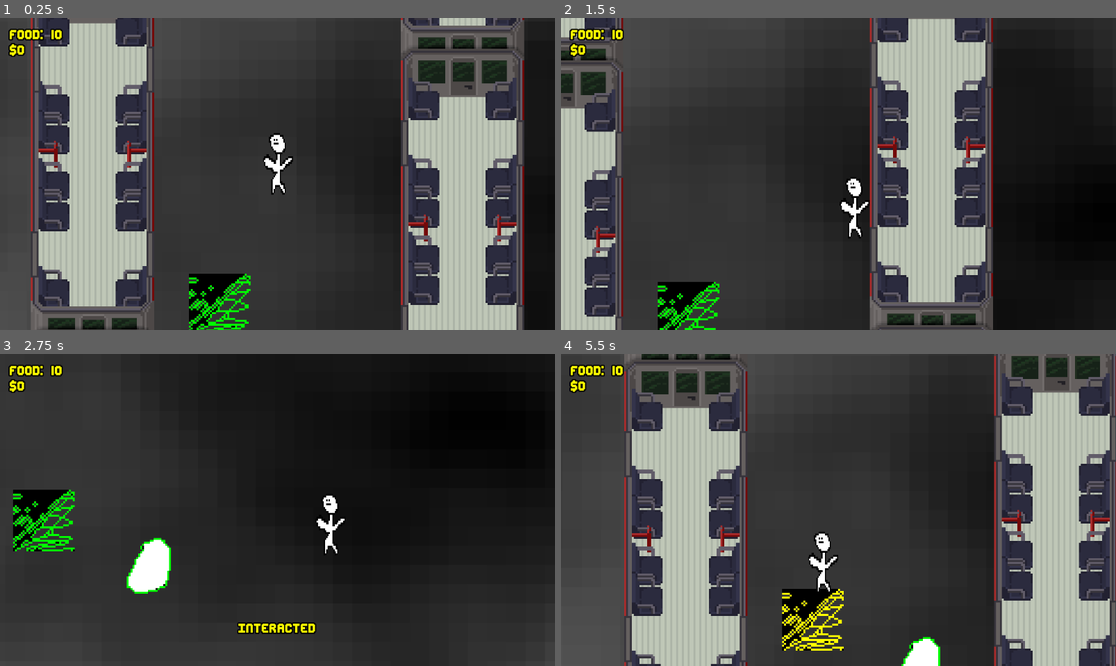
Above: before the commit, frames 1-4 (two rows, left to right).
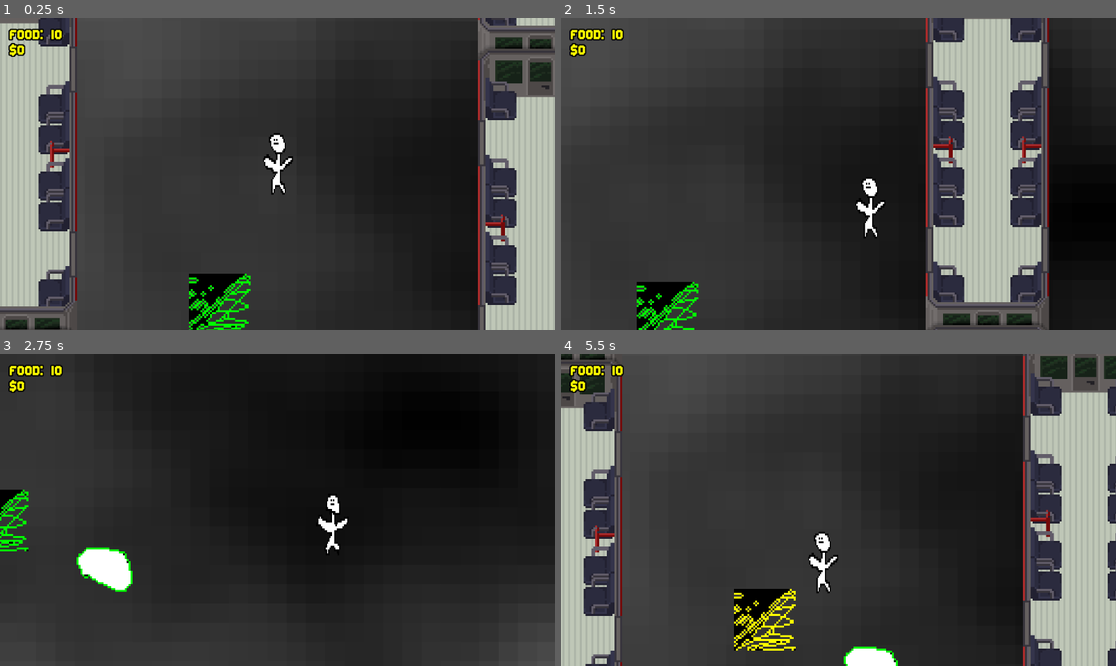
Above: after the commit, the same moments.

Repository: Tejty/ticketless
Game: Godot game, scene res://scenes/game.tscn
The game is run twice, just before and just after one commit, with the same random seed, the same clock (stepped at 60 frames per second) and the same inputs.
Inputs:
- Up to frame 1 (0.25 s): no input
- Up to frame 2 (1.5 s): hold D (right) 0.53-1.28 s; tap E (interact) at 0.6, 1.35 s; hold S (down) from 1.28 s (still down)
- Up to frame 3 (2.75 s): release S (down) at 2.03 s; hold D (right) from 2.03 s (still down); tap E (interact) at 2.1 s
- Up to frame 4 (5.5 s): release D (right) at 2.78 s; hold W (up) 2.78-3.53 s; tap E (interact) every 0.75 s from 2.85 to 5.1 s; hold A (left) 3.53-5.03 s; hold S (down) from 5.03 s (still down)

The runs differ from the first frame. In frame 1, 41% of the frame differs, in the area x 0-100%, y 0-100%; in frame 2, 36%; in frame 3, 4.7%; in frame 4, 42%.

Commit message:
Some small stuff

Diff:
--- a/scenes/game.tscn
+++ b/scenes/game.tscn
@@ -28,6 +28,14 @@
 [sub_resource type="RectangleShape2D" id="RectangleShape2D_trtic"]
 size = Vector2(50, 50)
 
+[sub_resource type="WorldBoundaryShape2D" id="WorldBoundaryShape2D_trtic"]
+normal = Vector2(-1, 0)
+distance = -164.0
+
+[sub_resource type="WorldBoundaryShape2D" id="WorldBoundaryShape2D_ir15t"]
+normal = Vector2(1, 0)
+distance = -164.0
+
 [node name="Game" type="Node2D" unique_id=1182745371]
 
 [node name="Camera2D" type="Camera2D" parent="." unique_id=1271025770 node_paths=PackedStringArray("target")]
@@ -40,66 +48,10 @@
 [node name="Player" parent="." unique_id=68021362 instance=ExtResource("2_lnu2h")]
 z_index = 10
 
-[node name="StationSystem" type="Node" parent="." unique_id=1239523077]
-
-[node name="Stations" type="Node" parent="StationSystem" unique_id=1257457110]
-
-[node name="Station1" type="Marker2D" parent="StationSystem/Stations" unique_id=142190487]
-position = Vector2(0, 2991)
-
-[node name="Station2" type="Marker2D" parent="StationSystem/Stations" unique_id=544079569]
-position = Vector2(0, 1285)
-
-[node name="Station3" type="Marker2D" parent="StationSystem/Stations" unique_id=385236877]
-position = Vector2(0, -70)
-
-[node name="Station4" type="Marker2D" parent="StationSystem/Stations" unique_id=866236856]
-position = Vector2(0, -1769)
-
-[node name="Station5" type="Marker2D" parent="StationSystem/Stations" unique_id=282533850]
-position = Vector2(0, -2779)
-
-[node name="Trains" type="Node" parent="StationSystem" unique_id=174475953]
-
-[node name="TrainDown" parent="StationSystem/Trains" unique_id=1242807581 node_paths=PackedStringArray("player") instance=ExtResource("3_lnu2h")]
-position = Vector2(798, 162)
-dock_duration = 4.9
-travel_duration = 5.9
-rail_x = 96.0
-speed_curve = ExtResource("4_iywne")
-player = NodePath("../../../Player")
-
-[node name="Sprite2D2" type="Sprite2D" parent="StationSystem/Trains/TrainDown" unique_id=877566705]
-texture = ExtResource("5_gee14")
-
-[node name="TrainUp" parent="StationSystem/Trains" unique_id=1714967927 node_paths=PackedStringArray("player") instance=ExtResource("3_lnu2h")]
-position = Vector2(-346, 189)
-direction = -1
-dock_duration = 5.1
-travel_duration = 6.1
-rail_x = -96.0
-initial_progress = 0.3
-speed_curve = ExtResource("4_iywne")
-player = NodePath("../../../Player")
-
-[node name="Sprite2D2" type="Sprite2D" parent="StationSystem/Trains/TrainUp" unique_id=448721245]
-texture = ExtResource("6_0tnpc")
-
-[node name="StationManager" type="Node" parent="StationSystem" unique_id=1639767292 node_paths=PackedStringArray("stops")]
-script = ExtResource("4_lbhrr")
-stops = [NodePath("../Stations/Station5"), NodePath("../Stations/Station4"), NodePath("../Stations/Station3"), NodePath("../Stations/Station2"), NodePath("../Stations/Station1")]
-
 [node name="Ground" type="Sprite2D" parent="." unique_id=1222209149]
 scale = Vector2(10, 10)
 texture = SubResource("NoiseTexture2D_iywne")
-
-[node name="HUD" parent="." unique_id=906533914 instance=ExtResource("6_p57ef")]
-
-[node name="DeathScreen" parent="." unique_id=102386683 instance=ExtResource("9_trtic")]
-visible = false
-
-[node name="UiConnect" type="Node" parent="." unique_id=454832651]
-script = ExtResource("7_u5sy4")
+metadata/_edit_lock_ = true
 
 [node name="Sprite2D6" type="Sprite2D" parent="." unique_id=116862695]
 position = Vector2(-30, 57)
@@ -127,8 +79,74 @@
 [node name="CollisionShape2D" type="CollisionShape2D" parent="Sprite2D4/Interactable" unique_id=523558842]
 shape = SubResource("RectangleShape2D_trtic")
 
-[connection signal="died" from="Player" to="DeathScreen" method="_on_player_died"]
-[connection signal="called_display_text" from="UiConnect" to="HUD" method="_on_ui_connect_called_display_text"]
-[connection signal="called_update_stats" from="UiConnect" to="HUD" method="_on_ui_connect_called_update_stats"]
+[node name="StationSystem" type="Node" parent="." unique_id=1239523077]
+
+[node name="Stations" type="Node" parent="StationSystem" unique_id=1257457110]
+
+[node name="Station1" type="Marker2D" parent="StationSystem/Stations" unique_id=142190487]
+position = Vector2(0, 2991)
+
+[node name="Station2" type="Marker2D" parent="StationSystem/Stations" unique_id=544079569]
+position = Vector2(0, 1285)
+
+[node name="Station3" type="Marker2D" parent="StationSystem/Stations" unique_id=385236877]
+position = Vector2(0, -70)
+
+[node name="Station4" type="Marker2D" parent="StationSystem/Stations" unique_id=866236856]
+position = Vector2(0, -1769)
+
+[node name="Station5" type="Marker2D" parent="StationSystem/Stations" unique_id=282533850]
+position = Vector2(0, -2779)
+
+[node name="Trains" type="Node" parent="StationSystem" unique_id=174475953]
+
+[node name="TrainDown" parent="StationSystem/Trains" unique_id=1242807581 node_paths=PackedStringArray("player") instance=ExtResource("3_lnu2h")]
+position = Vector2(136, -70)
+travel_duration = 5.9
+rail_x = 136.0
+speed_curve = ExtResource("4_iywne")
+platform_side = -1
+player = NodePath("../../../Player")
+
+[node name="Sprite2D2" type="Sprite2D" parent="StationSystem/Trains/TrainDown" unique_id=877566705]
+texture = ExtResource("5_gee14")
+
+[node name="TrainUp" parent="StationSystem/Trains" unique_id=1714967927 node_paths=PackedStringArray("player") instance=ExtResource("3_lnu2h")]
+position = Vector2(-136, -70)
+direction = -1
+travel_duration = 6.1
+rail_x = -136.0
+initial_progress = 0.3
+speed_curve = ExtResource("4_iywne")
+player = NodePath("../../../Player")
+
+[node name="Sprite2D2" type="Sprite2D" parent="StationSystem/Trains/TrainUp" unique_id=448721245]
+texture = ExtResource("6_0tnpc")
+
+[node name="StationManager" type="Node" parent="StationSystem" unique_id=1639767292 node_paths=PackedStringArray("stops")]
+script = ExtResource("4_lbhrr")
+stops = [NodePath("../Stations/Station5"), NodePath("../Stations/Station4"), NodePath("../Stations/Station3"), NodePath("../Stations/Station2"), NodePath("../Stations/Station1")]
+
+[node name="UI" type="Node" parent="." unique_id=1661966093]
+
+[node name="HUD" parent="UI" unique_id=906533914 instance=ExtResource("6_p57ef")]
+
+[node name="DeathScreen" parent="UI" unique_id=102386683 instance=ExtResource("9_trtic")]
+visible = false
+
+[node name="UiConnect" type="Node" parent="UI" unique_id=454832651]
+script = ExtResource("7_u5sy4")
+
+[node name="Wall" type="StaticBody2D" parent="." unique_id=106361349]
+
+[node name="CollisionShape2D" type="CollisionShape2D" parent="Wall" unique_id=1012633349]
+shape = SubResource("WorldBoundaryShape2D_trtic")
+
+[node name="CollisionShape2D2" type="CollisionShape2D" parent="Wall" unique_id=435975307]
+shape = SubResource("WorldBoundaryShape2D_ir15t")
+
+[connection signal="died" from="Player" to="UI/DeathScreen" method="_on_player_died"]
 [connection signal="interacted" from="Sprite2D6/Interactable" to="Sprite2D6" method="_on_interacted"]
 [connection signal="interacted" from="Sprite2D4/Interactable" to="Sprite2D4" method="_on_interacted"]
+[connection signal="called_display_text" from="UI/UiConnect" to="UI/HUD" method="_on_ui_connect_called_display_text"]
+[connection signal="called_update_stats" from="UI/UiConnect" to="UI/HUD" method="_on_ui_connect_called_update_stats"]
Binary file added: assets/npc/dude/still_down.png
Not shown, added: assets/npc/dude/still_down.png.import
